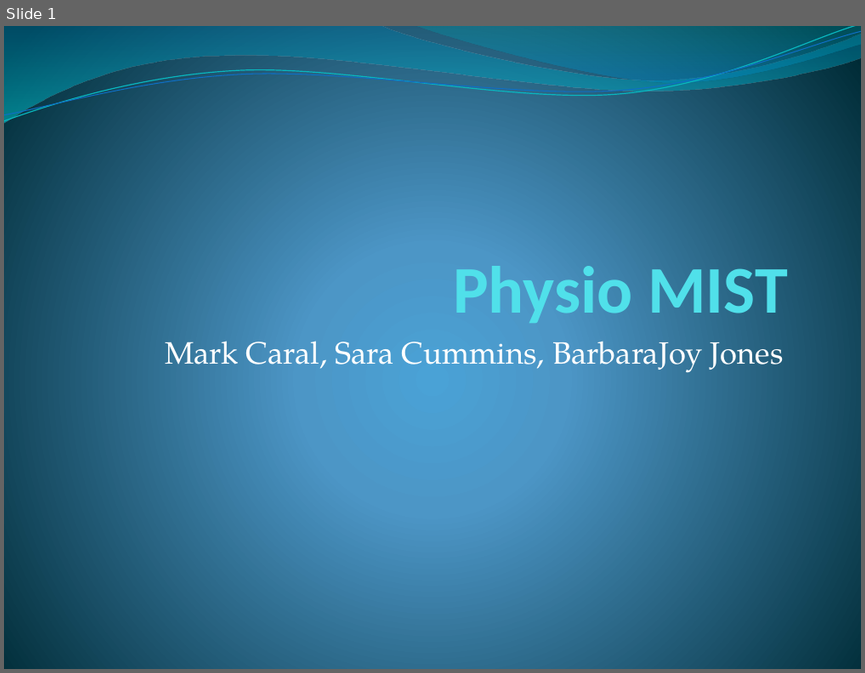
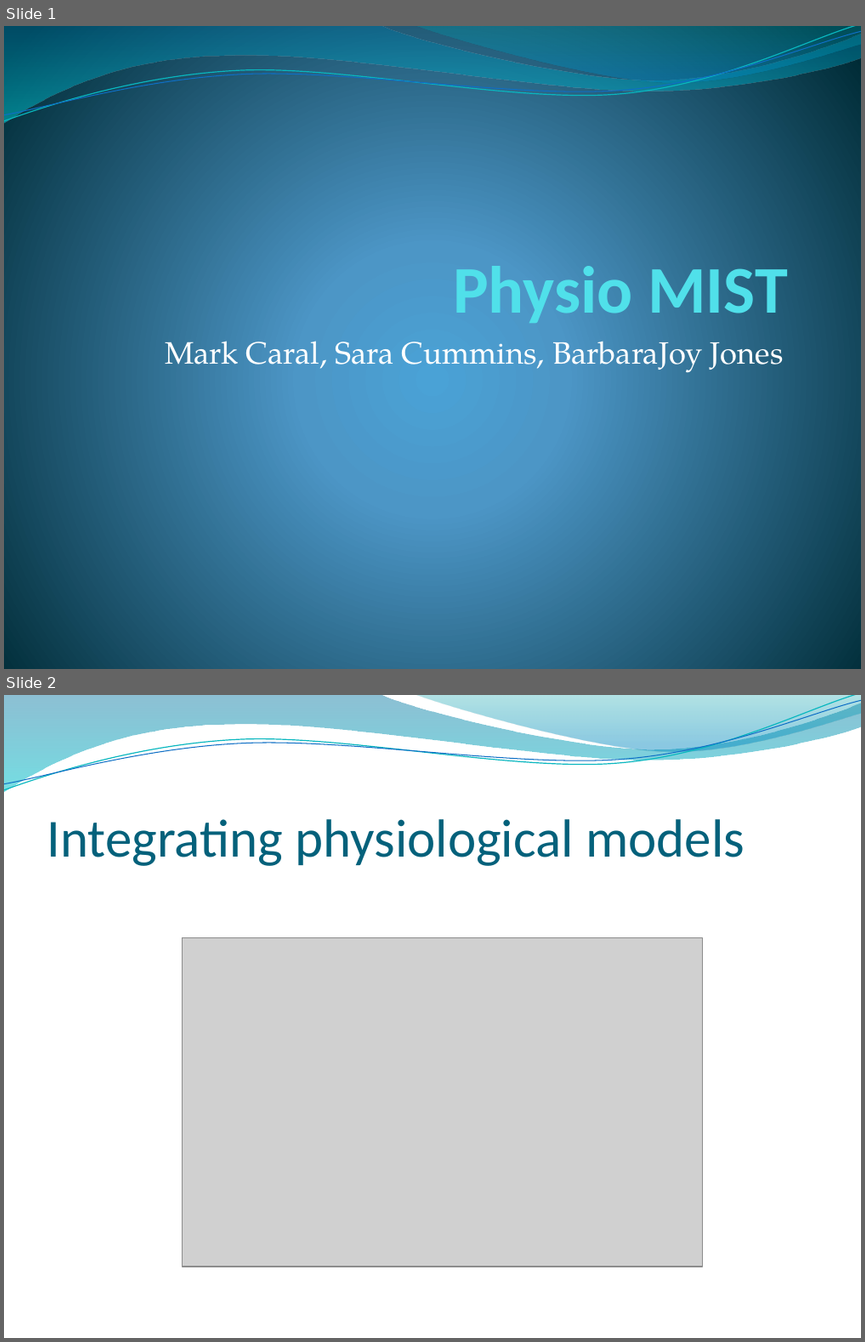
Before and after one commit to velociraptors/physio_mist, a slide deck: final_demo.pptx. Shown one above the other, each under a label of ours: slide 1 before the commit, slides 1 and 2 after it. The pictures are 865x673 and 865x1342 pixels, drawn with LibreOffice and Linux fonts; fonts in the diff are those of the drawing; grey boxes stand for pictures; background and template pictures are left out. Boxes give left, top, right and bottom in pixels: in the first picture for what was removed or moved away, otherwise in the second. Text is boxed around its words. In the diff, an @@ line names an element or a change of style, - is before the commit and + after.

```diff
--- a/final_demo.pptx
+++ b/final_demo.pptx
@@ slide 2 added at (4,695,861,1338), background picture (left out); not listed: 4 template elements that a slide beside it also shows @@
@@ title added at (46,819,744,866), 45 pt, text #04617B @@
+Integrating physiological models
@@ picture added at (182,937,702,1265) @@
```
Also in this commit, not shown: 3 other slides added.
